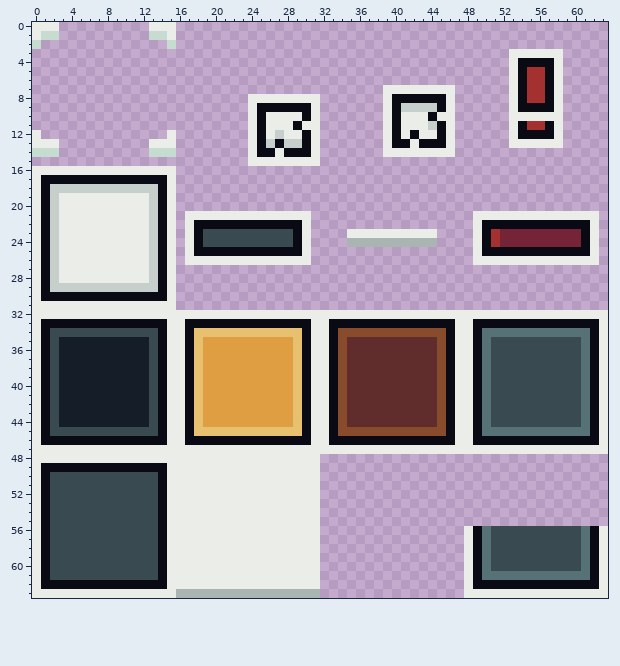
Two versions of one pixel-art file, Assets/Sprites/UI.aseprite. Above is the file before it was changed.
64x64 pixels, 1 frame.
Now the later version:
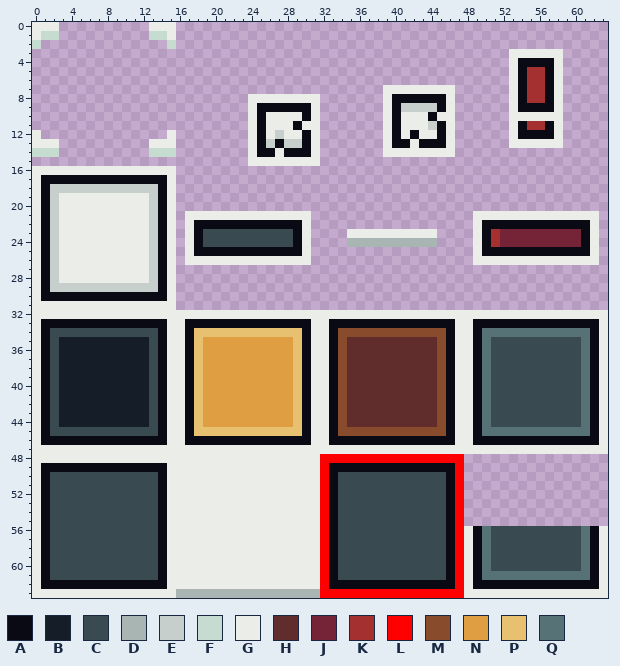
Palette (. is transparent): A #090a14  B #151d28  C #394a50  D #a8b5b2  E #c7cfcc  F #c7dcd0  G #ebede9  H #602c2c  J #752438  K #a53030  L #ff0000  M #884b2b  N #de9e41  P #e8c170  Q #577277
Changes in this commit:
Colour A is added in row 49 at x 33 to 46; in rows 50 to 61 at x 33 and 46; in row 62 at x 33 to 46.
Colour C is added in rows 50 to 61 at x 34 to 45.
Colour L is added in row 48 at x 32 to 47; in rows 49 to 62 at x 32 and 47; in row 63 at x 32 to 47.
Boxes around the changes in both pictures, in picture pixels (x1, y1, x2, y2):
added: (320, 454, 464, 598)
